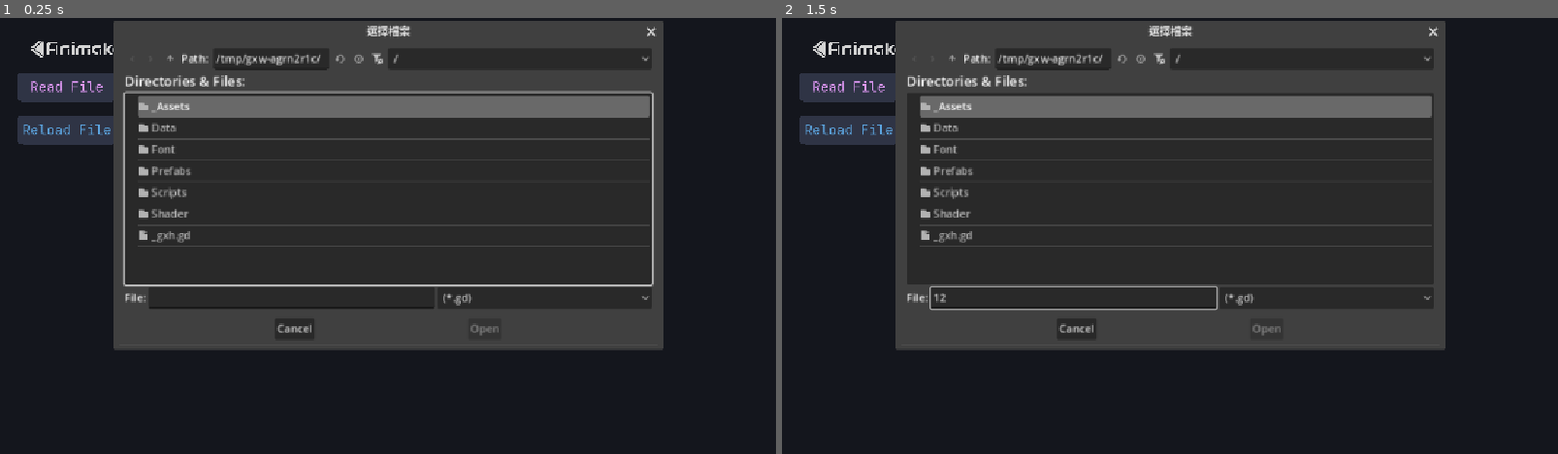
Above: before the commit, frames 1-2 (left to right).
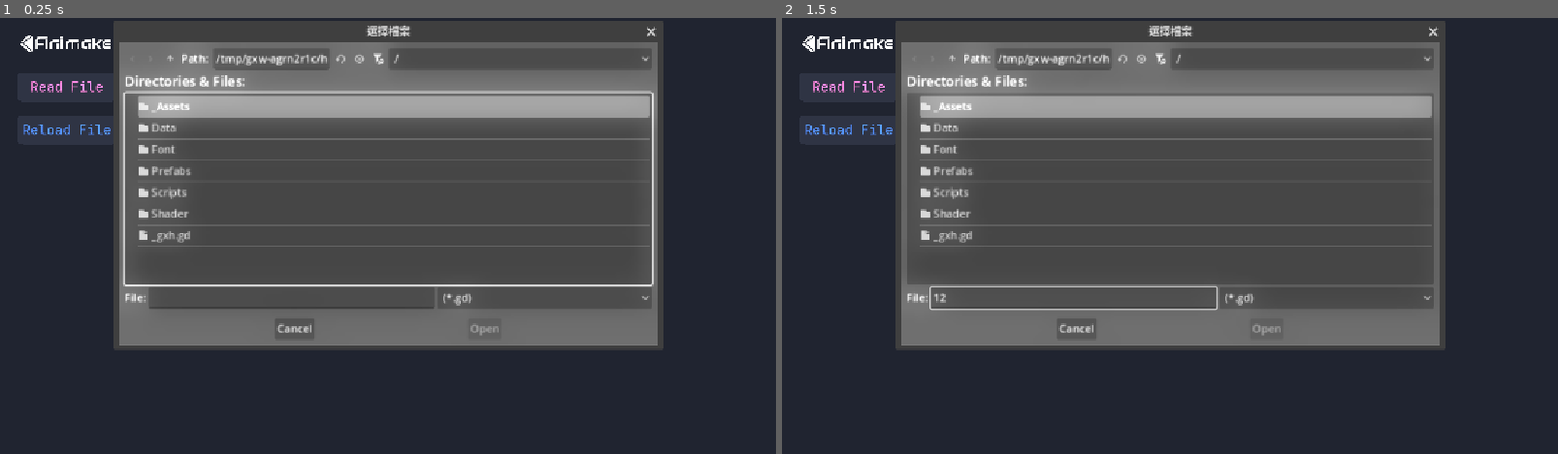
Above: after the commit, the same moments.

Repository: andongni0723/Animake
Game: Godot game, scene res://main-scene.tscn
Same seed, same stepped clock (60 frames per second), same inputs: the game is played once before the commit and once after it.
Inputs (mouse positions are in pixels of both pictures, inside the frame that each line leads up to):
- Up to frame 1 (0.25 s): no input
- Up to frame 2 (1.5 s): click (1076, 297) at 0.52 s; type "12" at 0.6 s; click "Read File" at 1.25 s

The runs differ from the first frame. In frame 1, 49% of the frame differs, in the area x 2-85%, y 4-76%; in frame 2, 49%.

Commit message:
v0.1.A - change UI / try tween process

Diff:
--- a/Scripts/Development/Base/base_object.gd
+++ b/Scripts/Development/Base/base_object.gd
@@ -1,2 +1,18 @@
 extends Node2D
 class_name BaseObject
+
+var pos_x: float = 0.0:
+	set(value):
+		pos_x = value
+		position.x = value
+	get:
+		pos_x = position.x
+		return pos_x
+
+var pos_y: float = 0.0:
+	set(value):
+		pos_y = value
+		position.y = value
+	get:
+		pos_y = position.y
+		return pos_y
--- a/Scripts/Development/square.gd
+++ b/Scripts/Development/square.gd
@@ -20,6 +20,7 @@
 		if scale != size:
 			scale = size
 
+
 func _ready():
 	sprite.material = sprite.material.duplicate()
 	_update_material_size(size.x, size.y)
--- a/main-scene.tscn
+++ b/main-scene.tscn
@@ -6,6 +6,13 @@
 [ext_resource type="Script" uid="uid://806ifmr2fpdq" path="res://Scripts/OtherObject/pointer_position_label.gd" id="4_g86mt"]
 [ext_resource type="Shader" uid="uid://bala7s070by83" path="res://Shader/rounded.gdshader" id="5_g86mt"]
 [ext_resource type="Texture2D" uid="uid://c3cb14wy82v0w" path="res://_Assets/Animake-v2/Animake-v2-white.svg" id="6_e304g"]
+
+[sub_resource type="Environment" id="Environment_e304g"]
+background_mode = 3
+glow_enabled = true
+glow_normalized = true
+glow_strength = 1.2
+glow_bloom = 1.0
 
 [sub_resource type="LabelSettings" id="LabelSettings_qetym"]
 font = ExtResource("2_q2uwy")
@@ -23,6 +30,9 @@
 font_size = 40
 
 [node name="Node2D" type="Node2D"]
+
+[node name="WorldEnvironment" type="WorldEnvironment" parent="."]
+environment = SubResource("Environment_e304g")
 
 [node name="UI Manager" type="Node2D" parent="." node_paths=PackedStringArray("_read_file_button", "_reload_file_button")]
 script = ExtResource("1_g86mt")
@@ -72,19 +82,48 @@
 
 [node name="Pointer Position Label" type="Label" parent="CanvasLayer/Control"]
 layout_mode = 0
-offset_left = 224.0
-offset_top = 32.0
-offset_right = 742.0
-offset_bottom = 75.0
+offset_left = 192.0
+offset_top = 24.0
+offset_right = 710.0
+offset_bottom = 67.0
 scale = Vector2(0.72, 0.72)
 text = "Pointer Position: (20, 100)"
 label_settings = SubResource("LabelSettings_qetym")
 vertical_alignment = 1
 script = ExtResource("4_g86mt")
 
+[node name="Read File Button" type="TextureButton" parent="CanvasLayer/Control"]
+self_modulate = Color(0.1863, 0.204435, 0.27, 1)
+material = SubResource("ShaderMaterial_e304g")
+layout_mode = 0
+offset_left = 24.0
+offset_top = 80.0
+offset_right = 174.0
+offset_bottom = 123.46
+texture_normal = ExtResource("3_5ulvj")
+ignore_texture_size = true
+stretch_mode = 0
+
+[node name="Label" type="Label" parent="CanvasLayer/Control/Read File Button"]
+self_modulate = Color(1.2, 0.6, 1, 1)
+layout_mode = 1
+anchors_preset = 15
+anchor_right = 1.0
+anchor_bottom = 1.0
+offset_right = 150.0
+offset_bottom = 44.29
+grow_horizontal = 2
+grow_vertical = 2
+scale = Vector2(0.5, 0.5)
+text = "Read File"
+label_settings = SubResource("LabelSettings_g86mt")
+horizontal_alignment = 1
+vertical_alignment = 1
+
 [node name="Reload File Button" type="TextureButton" parent="CanvasLayer/Control"]
 self_modulate = Color(0.1863, 0.204435, 0.27, 1)
 material = SubResource("ShaderMaterial_e304g")
+layout_mode = 0
 offset_left = 24.0
 offset_top = 144.0
 offset_right = 174.0
@@ -94,7 +133,7 @@
 stretch_mode = 0
 
 [node name="Label" type="Label" parent="CanvasLayer/Control/Reload File Button"]
-self_modulate = Color(0.360784, 0.647059, 0.878431, 1)
+self_modulate = Color(0.361, 0.647, 1.2, 1)
 layout_mode = 1
 anchors_preset = 15
 anchor_right = 1.0
@@ -110,48 +149,18 @@
 vertical_alignment = 1
 metadata/_edit_lock_ = true
 
-[node name="Read File Button" type="TextureButton" parent="CanvasLayer/Control"]
-self_modulate = Color(0.1863, 0.204435, 0.27, 1)
-material = SubResource("ShaderMaterial_e304g")
-layout_mode = 0
-offset_left = 24.0
-offset_top = 80.0
-offset_right = 174.0
-offset_bottom = 123.46
-texture_normal = ExtResource("3_5ulvj")
-ignore_texture_size = true
-stretch_mode = 0
-
-[node name="Label" type="Label" parent="CanvasLayer/Control/Read File Button"]
-self_modulate = Color(0.883993, 0.6014, 0.97, 1)
-layout_mode = 1
-anchors_preset = 15
-anchor_right = 1.0
-anchor_bottom = 1.0
-offset_right = 150.0
-offset_bottom = 44.29
-grow_horizontal = 2
-grow_vertical = 2
-scale = Vector2(0.5, 0.5)
-text = "Read File"
-label_settings = SubResource("LabelSettings_g86mt")
-horizontal_alignment = 1
-vertical_alignment = 1
-metadata/_edit_lock_ = true
-
 [node name="Logo Background" type="TextureRect" parent="CanvasLayer/Control"]
 self_modulate = Color(0.154, 0.169333, 0.2, 0)
 layout_mode = 0
-offset_left = 24.0
-offset_top = 24.0
-offset_right = 392.0
-offset_bottom = 105.0
+offset_left = 8.0
+offset_top = 16.0
+offset_right = 376.0
+offset_bottom = 97.0
 scale = Vector2(0.48, 0.48)
 texture = ExtResource("3_5ulvj")
 expand_mode = 1
 
 [node name="LOGO" type="TextureRect" parent="CanvasLayer/Control/Logo Background"]
-self_modulate = Color(0.83, 0.83, 0.83, 1)
 layout_mode = 1
 anchors_preset = 15
 anchor_right = 1.0
@@ -165,5 +174,6 @@
 scale = Vector2(0.88, 0.88)
 pivot_offset = Vector2(161.782, 30.678)
 texture = ExtResource("6_e304g")
+metadata/_edit_lock_ = true
 
 [node name="Anime Node" type="Node2D" parent="."]
--- a/project.godot
+++ b/project.godot
@@ -27,3 +27,7 @@
 [dotnet]
 
 project/assembly_name="Godot_AnimeMake"
+
+[rendering]
+
+viewport/hdr_2d=true
Not shown, added: Animake-v2-white.svg.import
Not shown: 1 places in main-scene.tscn that only renumber resources
